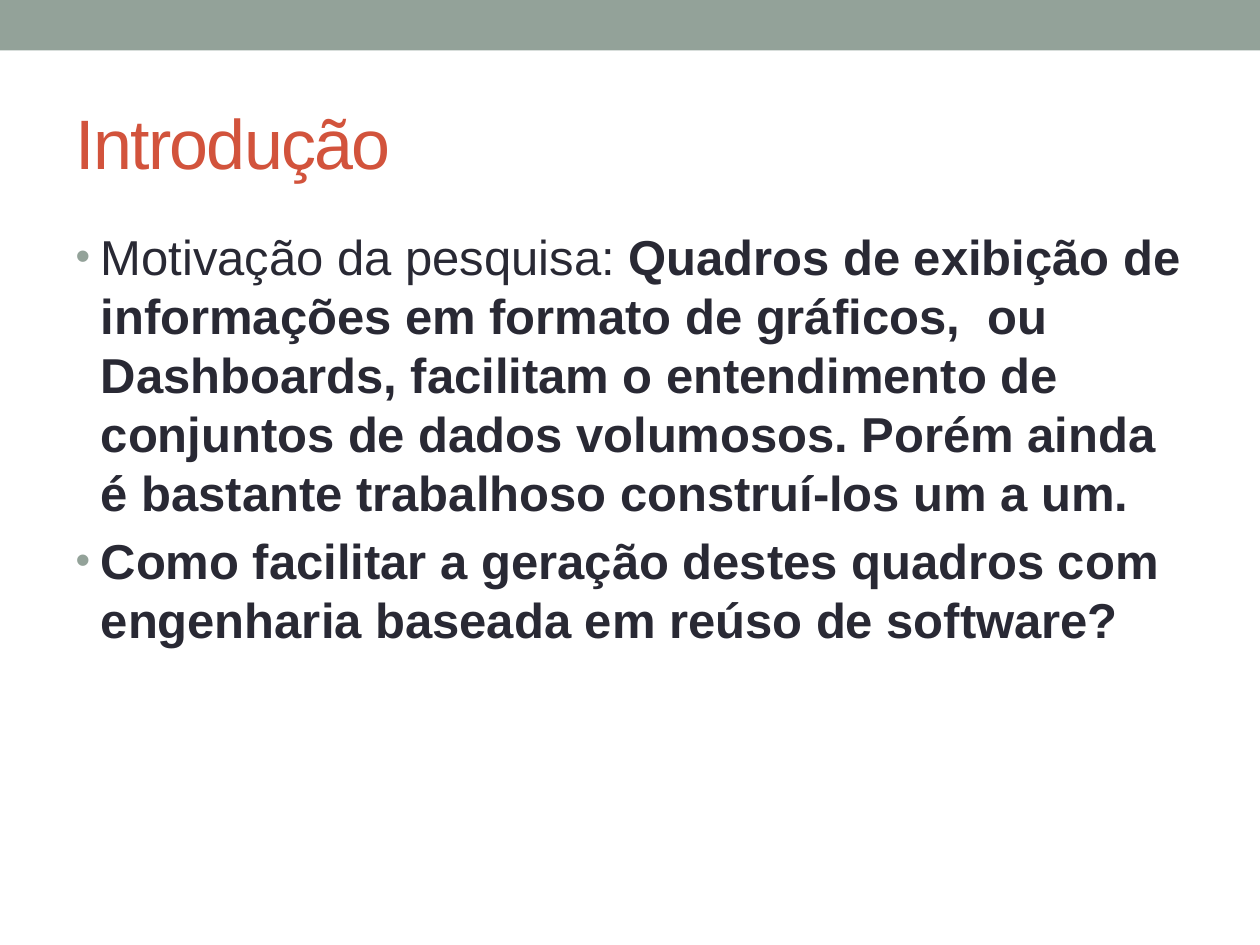
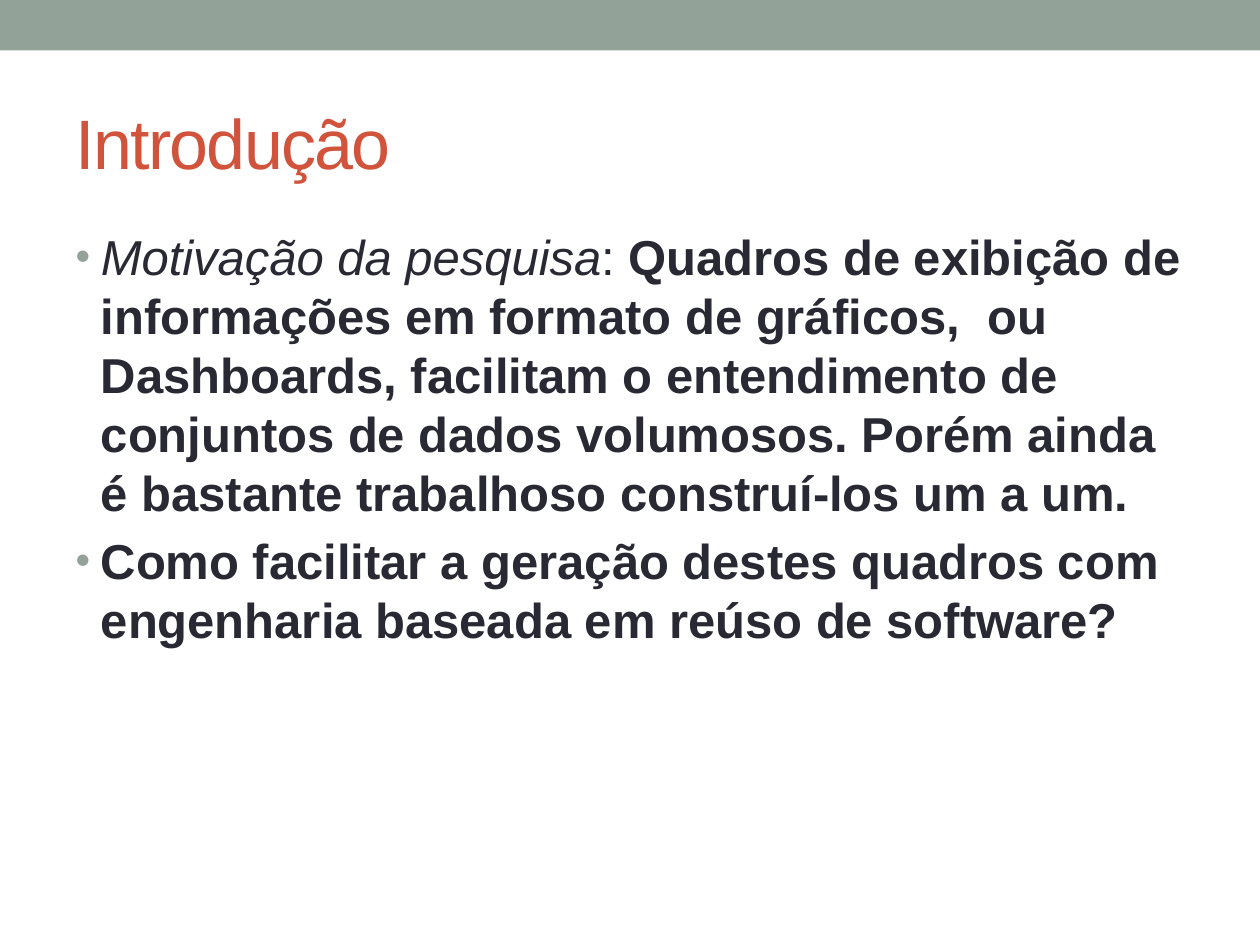
Before and after one commit to glaubergad/tccrepo, a slide deck: slide 2 of mono/Defesa TCC - DashGen - FINAL.pptx. Drawn at 1260x945 pixels with LibreOffice and Linux fonts; fonts in the diff are those of the drawing. Boxes give left, top, right and bottom in pixels: in the first picture for what was removed or moved away, otherwise in the second. Text is boxed around its words. In the diff, an @@ line names an element or a change of style, - is before the commit and + after.

```diff
--- a/mono/Defesa TCC - DashGen - FINAL.pptx
+++ b/mono/Defesa TCC - DashGen - FINAL.pptx
@@ text at bbox=[101, 239, 1180, 512]: italic on in "Motivação da pesquisa:" @@
```
Also in this commit, not shown: 8 other slides changed, 3 slides added, 5 slides removed, 3 other files.
